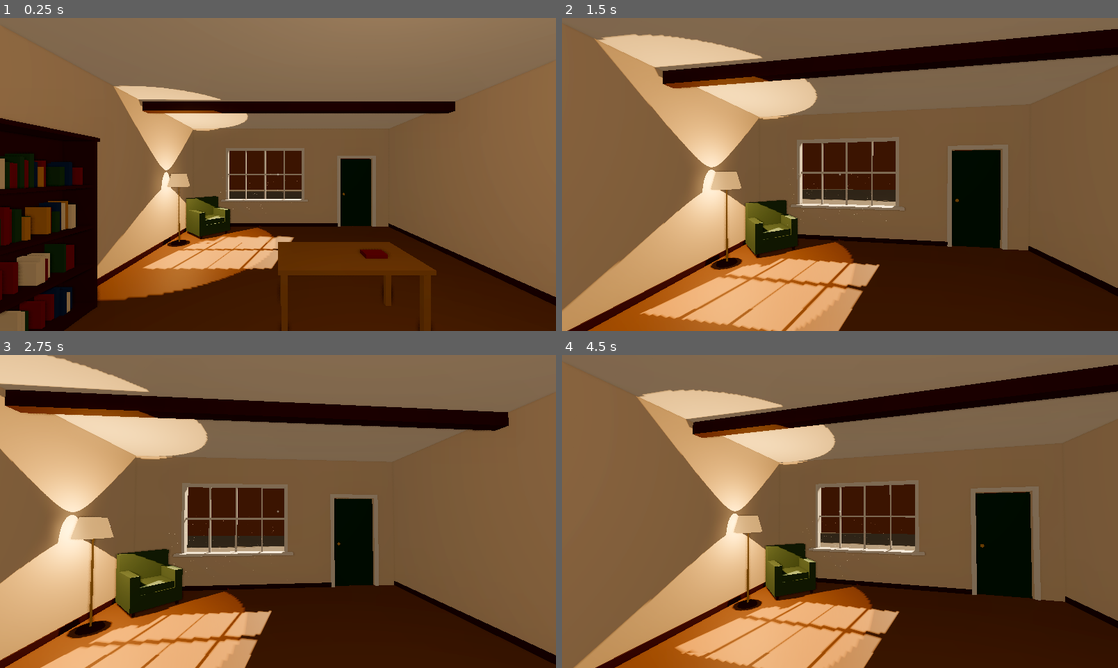
Above: before the commit, frames 1-4 (two rows, left to right).
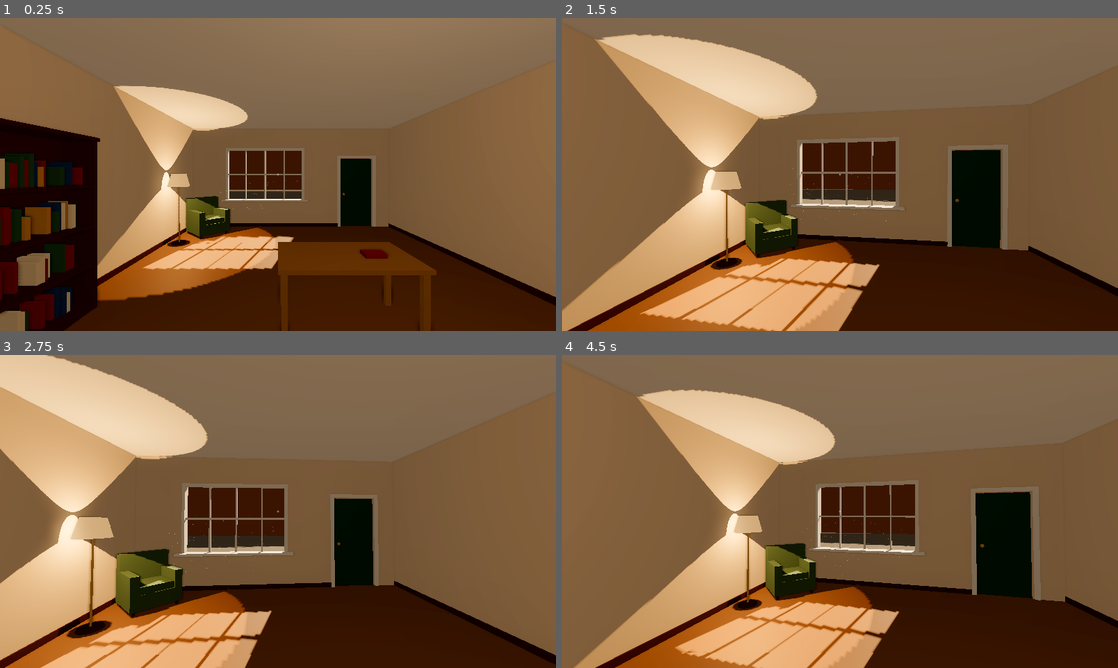
Above: after the commit, the same moments.

Repository: muschel99/Buecherei-Game
Game: Godot game, scene res://scenes/main.tscn
The game is run twice, just before and just after one commit, with the same random seed, the same clock (stepped at 60 frames per second) and the same inputs.
Inputs (mouse positions are in pixels of both pictures, inside the frame that each line leads up to):
- Up to frame 1 (0.25 s): no input
- Up to frame 2 (1.5 s): tap Enter at 0.5 s; move the mouse to (867, 174) at 0.52 s; hold Delete (build_delete) 0.53-1.28 s; hold W (move_forward) from 0.53 s (still down); tap Space (jump) at 0.77 s; move the mouse to (812, 174) at 1.27 s; tap Shift (build_paint_all) at 1.35 s
- Up to frame 3 (2.75 s): keep holding W (move_forward); tap Space (jump) at 1.52 s; move the mouse to (289, 505) at 2.02 s; press the mouse at (289, 505) at 2.03 s
- Up to frame 4 (4.5 s): keep holding W (move_forward); tap Space (jump) at 2.75, 3.02, 3.77 s; move the mouse to (834, 517) at 2.77 s; release the mouse at (834, 517) at 2.78 s; tap Mouse wheel up (build_rotate) at 2.85 s; move the mouse to (878, 514) at 3.52 s; hold Mouse wheel down (build_rotate_back) 3.53-4.28 s; move the mouse to (795, 508) at 4.27 s; tap G (build_toggle_grid) at 4.35 s

The runs differ from the first frame. In frame 1, 2.2% of the frame differs, in the area x 24-82%, y 26-31%; in frame 2, 6.1%; in frame 3, 6.5%, in the area x 0-92%, y 9-25%; in frame 4, 5.6%.

Commit message:
Ergänzungen, Teil 2: Deckenbalken aus dem Grundraum entfernt
- Die Decke ist zu Beginn schlicht (Balken und ihre Kollision entfernt)
- Die Deckenvariante "Holzbalken" im Katalog bleibt bestehen

Co-Authored-By: Claude Opus 5.5 <noreply@anthropic.com>
Claude-Session: https://claude.ai/code/session_01Keur6F3CMQBeom8RpdfucG

Diff:
--- a/scenes/rooms/ground_floor_room.tscn
+++ b/scenes/rooms/ground_floor_room.tscn
@@ -48,9 +48,6 @@
 radius = 0.035
 height = 0.07
 
-[sub_resource type="BoxMesh" id="BoxMesh_beam"]
-size = Vector3(6, 0.18, 0.16)
-
 [sub_resource type="BoxMesh" id="BoxMesh_skirting_long"]
 size = Vector3(0.02, 0.1, 8)
 
@@ -62,9 +59,6 @@
 
 [sub_resource type="BoxShape3D" id="BoxShape3D_entrance"]
 size = Vector3(1.4, 2, 1.2)
-
-[sub_resource type="BoxShape3D" id="BoxShape3D_beam"]
-size = Vector3(6, 0.18, 0.16)
 
 [sub_resource type="BoxShape3D" id="BoxShape3D_sill"]
 size = Vector3(2.4, 0.03, 0.18)
@@ -122,26 +116,6 @@
 transform = Transform3D(1, 0, 0, 0, 1, 0, 0, 0, 1, 2, 1.05, 0)
 operation = 2
 size = Vector3(1, 2.1, 0.4)
-
-[node name="CeilingBeam1" type="MeshInstance3D" parent="Structure"]
-transform = Transform3D(1, 0, 0, 0, 1, 0, 0, 0, 1, 0, 2.91, -1.6)
-mesh = SubResource("BoxMesh_beam")
-material_override = ExtResource("4_wood_dark")
-
-[node name="CeilingBeam2" type="MeshInstance3D" parent="Structure"]
-transform = Transform3D(1, 0, 0, 0, 1, 0, 0, 0, 1, 0, 2.91, 1.6)
-mesh = SubResource("BoxMesh_beam")
-material_override = ExtResource("4_wood_dark")
-
-[node name="BeamCollision" type="StaticBody3D" parent="Structure"]
-
-[node name="Beam1" type="CollisionShape3D" parent="Structure/BeamCollision"]
-transform = Transform3D(1, 0, 0, 0, 1, 0, 0, 0, 1, 0, 2.91, -1.6)
-shape = SubResource("BoxShape3D_beam")
-
-[node name="Beam2" type="CollisionShape3D" parent="Structure/BeamCollision"]
-transform = Transform3D(1, 0, 0, 0, 1, 0, 0, 0, 1, 0, 2.91, 1.6)
-shape = SubResource("BoxShape3D_beam")
 
 [node name="SkirtingLeft" type="MeshInstance3D" parent="Structure"]
 transform = Transform3D(1, 0, 0, 0, 1, 0, 0, 0, 1, -2.99, 0.05, 0)
